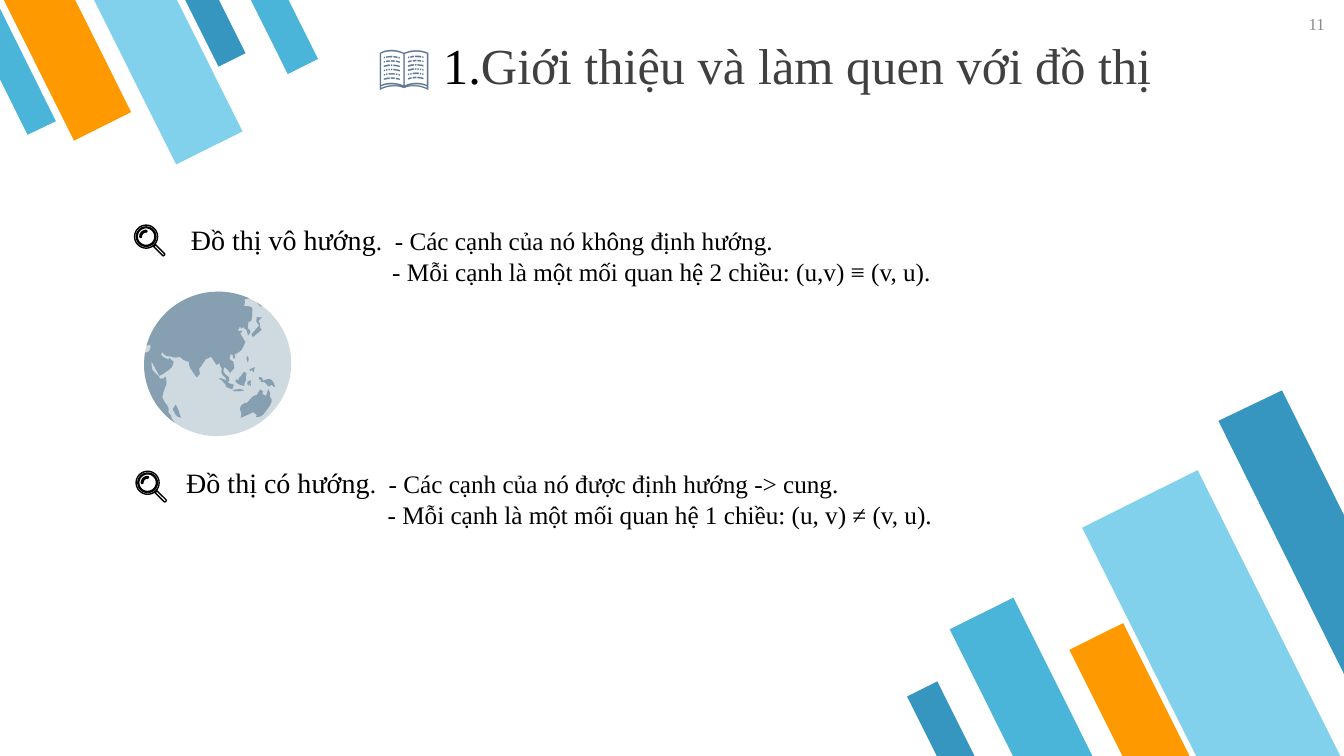
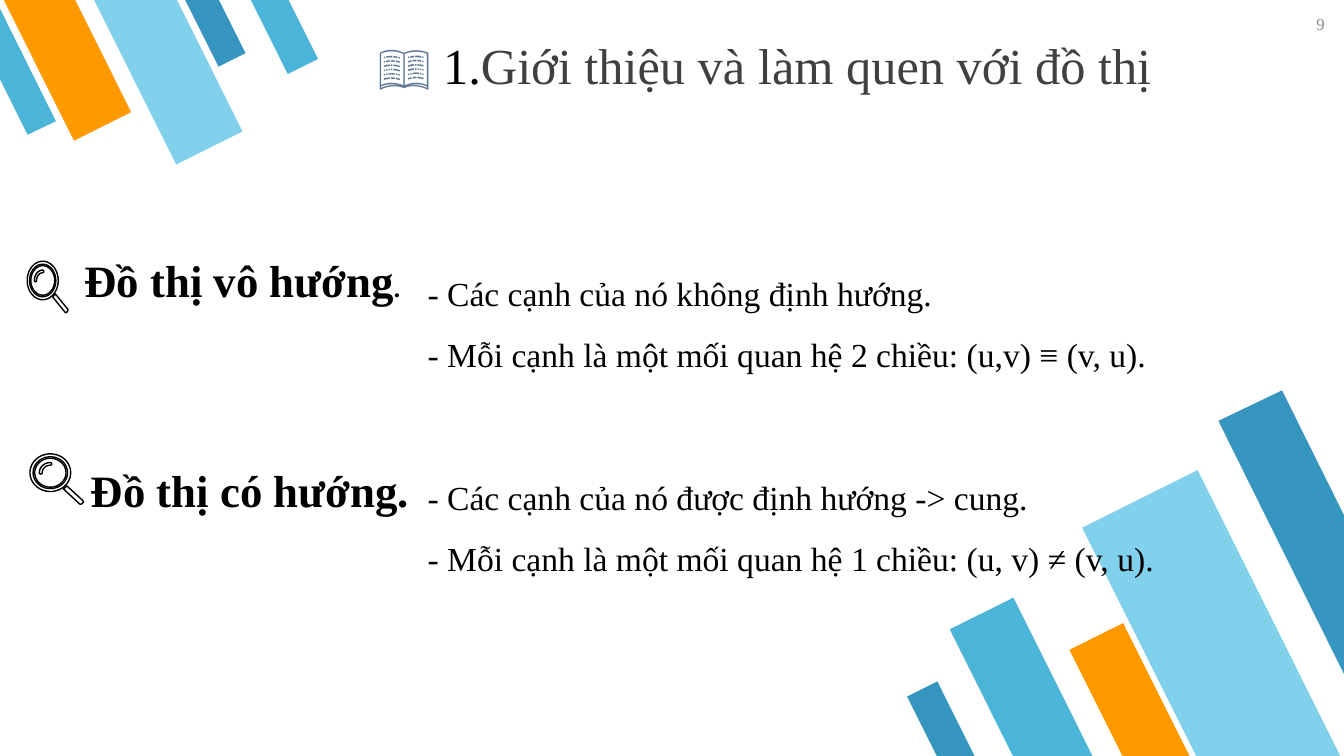
Before and after one commit to Nhom006/Nhom006, a slide deck: slide 9 of Bai_thuyet_trinh/graph.pptx (slide 11 before the commit). Drawn at 1344x756 pixels with LibreOffice and Linux fonts; fonts in the diff are those of the drawing. Boxes give left, top, right and bottom in pixels: in the first picture for what was removed or moved away, otherwise in the second. Text is boxed around its words. In the diff, an @@ line names an element or a change of style, - is before the commit and + after.

```diff
--- a/Bai_thuyet_trinh/graph.pptx
+++ b/Bai_thuyet_trinh/graph.pptx
@@ page number at (1316,19,1324,30): text changed @@
-11
+9
@@ freeform shape: place and size @@
-freeform shape at (135,225,158,248)
+freeform shape at (27,261,58,299)
@@ freeform shape: place and size @@
-freeform shape at (137,228,154,245)
+freeform shape at (31,266,55,295)
@@ text added at (84,264,394,307), 32 pt, text #000000, bold @@
+Đồ thị vô hướng.
@@ text "- Các cạnh của nó ...": place and size @@
-text "- Các cạnh của nó ..." at (191,229,930,287)
+text "- Các cạnh của nó ..." at (447,282,1145,373)
@@ freeform shape: place and size @@
-freeform shape at (153,245,164,256)
+freeform shape at (52,294,68,314)
@@ text at (447,282,932,313): text changed; size 18 to 24 pt @@
-Đồ thị vô hướng. - Các cạnh của nó không định hướng.
+- Các cạnh của nó không định hướng.
@@ text at (447,342,1145,373): size 18 to 24 pt in "- Mỗi cạnh là một mối quan ..."; line spacing 1 to 1.5 @@
@@ group removed at (139,291,297,436): 14 freeform shapes @@
@@ freeform shape: place and size @@
-freeform shape at (136,472,159,495)
+freeform shape at (30,454,71,491)
@@ freeform shape: place and size @@
-freeform shape at (139,474,156,491)
+freeform shape at (34,459,66,488)
@@ text added at (91,474,409,517), 32 pt, text #000000, bold @@
+Đồ thị có hướng.
@@ text "- Các cạnh của nó ...": place and size @@
-text "- Các cạnh của nó ..." at (186,472,931,530)
+text "- Các cạnh của nó ..." at (447,486,1153,577)
@@ freeform shape: place and size @@
-freeform shape at (155,491,166,502)
+freeform shape at (64,486,84,504)
@@ text at (447,486,1028,517): text changed; size 18 to 24 pt @@
-Đồ thị có hướng. - Các cạnh của nó được định hướng -> cung.
+- Các cạnh của nó được định hướng -> cung.
@@ text at (447,544,1153,577): size 18 to 24 pt in "- Mỗi cạnh là một mối quan ..."; line spacing 1 to 1.5 @@
```
Also in this commit, not shown: 13 other slides changed, 44 slides added, 22 slides removed, 1 other file.
